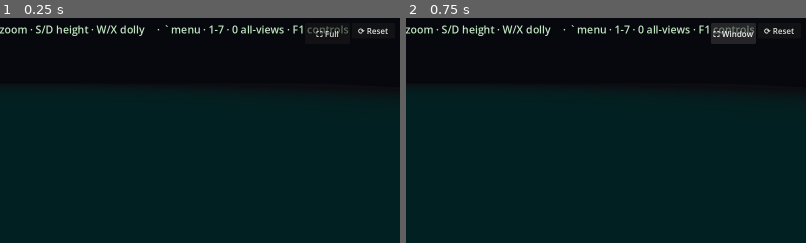
Above: before the commit, frames 1-2 (left to right).
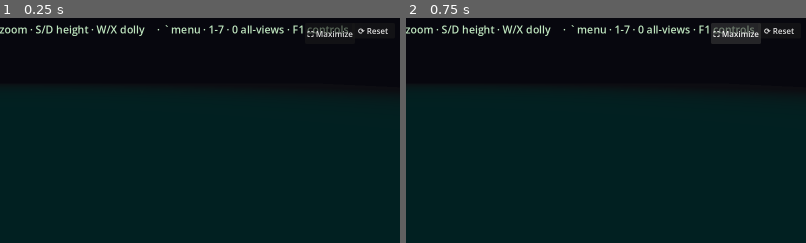
Above: after the commit, the same moments.

Repository: DazzlingDukeOfLazers/raves-of-qud
Game: Godot game, scene res://Main.tscn
Same seed, same stepped clock (60 frames per second), same inputs: the game is played once before the commit and once after it.
Inputs:
- Up to frame 1 (0.25 s): no input
- Up to frame 2 (0.75 s): click "⛶ Full" (after the commit: "⛶ Maximize") at 0.5 s
The pictures show only the part of the screen within x 50-100%, y 0-50%; the shares and areas given below are measured in that part.

The runs differ from the first frame. In frame 1, 0.2% of the frame differs, in the area x 76-89%, y 5-9%; in frame 2, 0.2%, in the area x 79-89%, y 2-12%.

Commit message:
Fullscreen button -> Maximize (exclusive fullscreen no-ops on macOS)

Diff:
--- a/godot/Main.gd
+++ b/godot/Main.gd
@@ -1304,12 +1304,15 @@
 
 func _refresh_fs_btn() -> void:
 	if _fs_btn != null:
-		var fs := DisplayServer.window_get_mode() == DisplayServer.WINDOW_MODE_FULLSCREEN
-		_fs_btn.text = "⛶ Window" if fs else "⛶ Full"
+		var big := DisplayServer.window_get_mode() != DisplayServer.WINDOW_MODE_WINDOWED
+		_fs_btn.text = "⛶ Restore" if big else "⛶ Maximize"
 
 func _toggle_fullscreen() -> void:
-	var fs := DisplayServer.window_get_mode() == DisplayServer.WINDOW_MODE_FULLSCREEN
-	DisplayServer.window_set_mode(DisplayServer.WINDOW_MODE_WINDOWED if fs else DisplayServer.WINDOW_MODE_FULLSCREEN)
+	# Maximize (not exclusive fullscreen — that can silently no-op on macOS). Maximized renders at the
+	# display's NATIVE resolution = crisp, unlike a small floating window. Label flips so you can tell
+	# the click fired even if the OS ignores the resize.
+	var big := DisplayServer.window_get_mode() != DisplayServer.WINDOW_MODE_WINDOWED
+	DisplayServer.window_set_mode(DisplayServer.WINDOW_MODE_WINDOWED if big else DisplayServer.WINDOW_MODE_MAXIMIZED)
 	_refresh_fs_btn()
 
 ## Relaunch the process, preserving the current window size via --resolution (a plain
